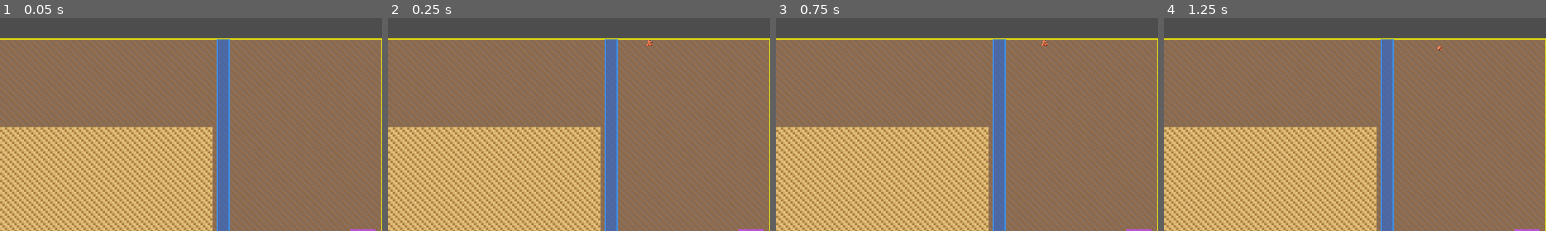
Above: before the commit, frames 1-4 (left to right).
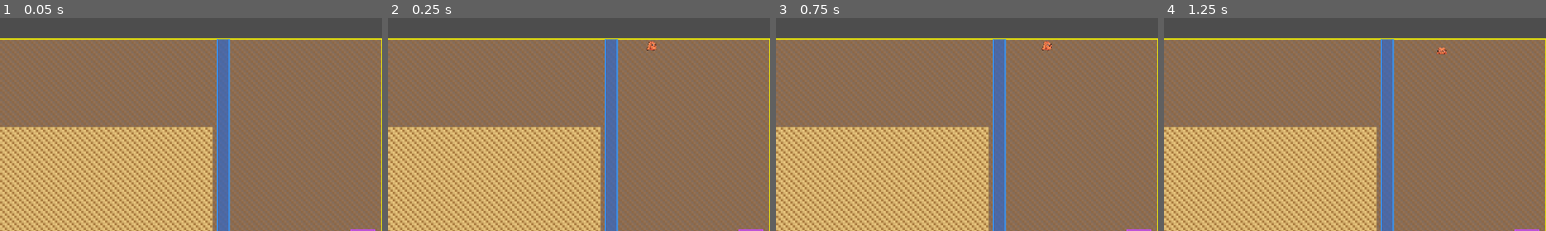
Above: after the commit, the same moments.

Repository: mamo1016/ecosystem-game
Game: Godot game, scene res://world.tscn
Two runs of this game, one before a commit and one after it. Both use one fixed random seed, a clock stepped at 60 frames per second and the inputs below.
Inputs:
- Up to frame 1 (0.05 s): no input
- Up to frame 2 (0.25 s): no input
- Up to frame 3 (0.75 s): click "Super Seed [Cost: 10]" at 0.5 s
- Up to frame 4 (1.25 s): no input
The pictures show only the part of the screen within x 50-100%, y 0-50%; the shares and areas given below are measured in that part.

Frame 1 is identical in both runs. In frame 2, less than 0.1% of the frame differs, in the area x 67-71%, y 10-16%; in frame 3, 0.1%, in the area x 69-73%, y 10-16%; in frame 4, less than 0.1%.

Commit message:
Remove longevity/age system and leftover thirst refs; only starvation kills animals
Co-Authored-By: Claude Sonnet 4.6 <noreply@anthropic.com>

Diff:
--- a/world.gd
+++ b/world.gd
@@ -58,7 +58,7 @@
 const COST_APEX_SPAWN = 30
 
 # --- ANIMAL SIZE ---
-const ANIMAL_SIZE    = 3
+const ANIMAL_SIZE    = 5
 
 # --- hervibor SETTINGS ---
 const BIRTH_SUCCESS_CHANCE  = 0.25
@@ -66,7 +66,6 @@
 const HERB_FOOD_TO_BREED    = 200  # lifetime plants eaten to reproduce (unused now, kept for ref)
 const FULL_DURATION         = 300
 const STARVE_LIMIT          = 200
-const HERBIVORE_LIFESPAN    = 1000
 
 # --- APEX PREDATOR SETTINGS ---
 const APEX_FOOD_TO_BREED    = 3
@@ -74,7 +73,6 @@
 const DUNG_RIPEN_TICKS      = 200  # 20 seconds at 10 ticks/sec before dung becomes a plant
 const APEX_FULL_DURATION    = 500
 const APEX_STARVE_LIMIT     = 200
-const APEX_LIFESPAN         = 2000
 
 const THIRST_DANGER = 600  # ticks before seeking water (~60s)
 const THIRST_LIMIT  = 800  # ticks before dying of thirst (~80s)
@@ -708,11 +706,9 @@
 				p.is_full = false
 			if not p.is_full:
 				p.starve_timer += 1
-			p.thirst += 1
-			p.age += 1
-			if p.starve_timer >= STARVE_LIMIT or p.age >= HERBIVORE_LIFESPAN or p.thirst >= THIRST_LIMIT: break
-
-		if p.starve_timer < STARVE_LIMIT and p.age < HERBIVORE_LIFESPAN and p.thirst < THIRST_LIMIT:
+			if p.starve_timer >= STARVE_LIMIT: break
+
+		if p.starve_timer < STARVE_LIMIT:
 			alive.append(p)
 	predators = alive
 func run_apex_logic() -> void:
@@ -826,11 +822,9 @@
 				a.is_full = false
 			if not a.is_full:
 				a.starve_timer += 1
-			a.thirst += 1
-			a.age += 1
-			if a.starve_timer >= APEX_STARVE_LIMIT or a.age >= APEX_LIFESPAN or a.thirst >= THIRST_LIMIT: break
-
-		if a.starve_timer < APEX_STARVE_LIMIT and a.age < APEX_LIFESPAN and a.thirst < THIRST_LIMIT:
+			if a.starve_timer >= APEX_STARVE_LIMIT: break
+
+		if a.starve_timer < APEX_STARVE_LIMIT:
 			alive.append(a)
 	apexes = alive
 
